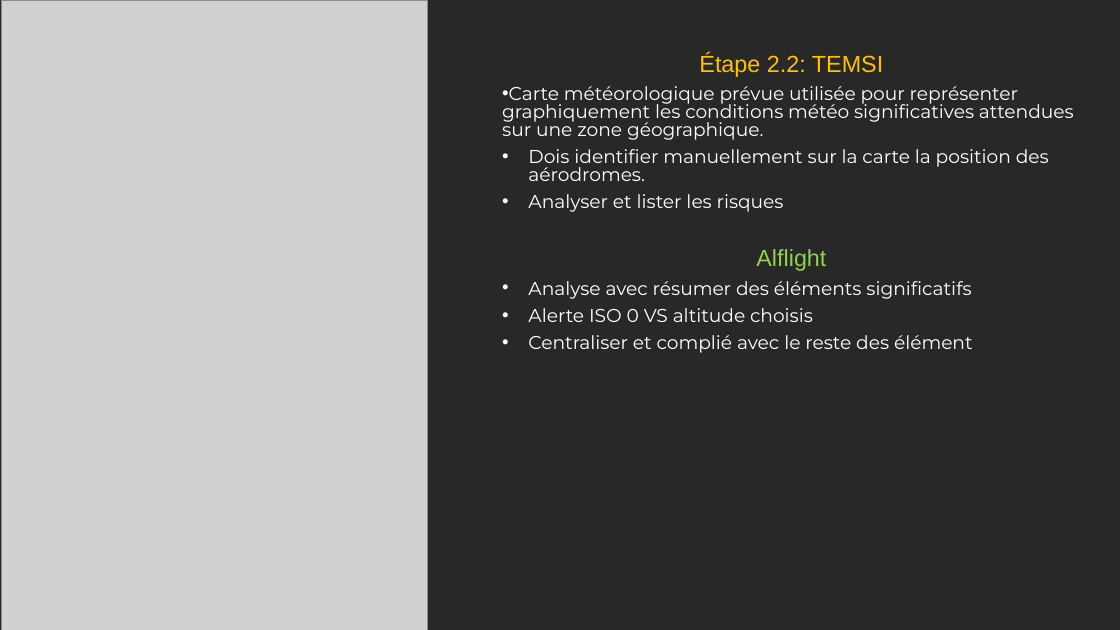
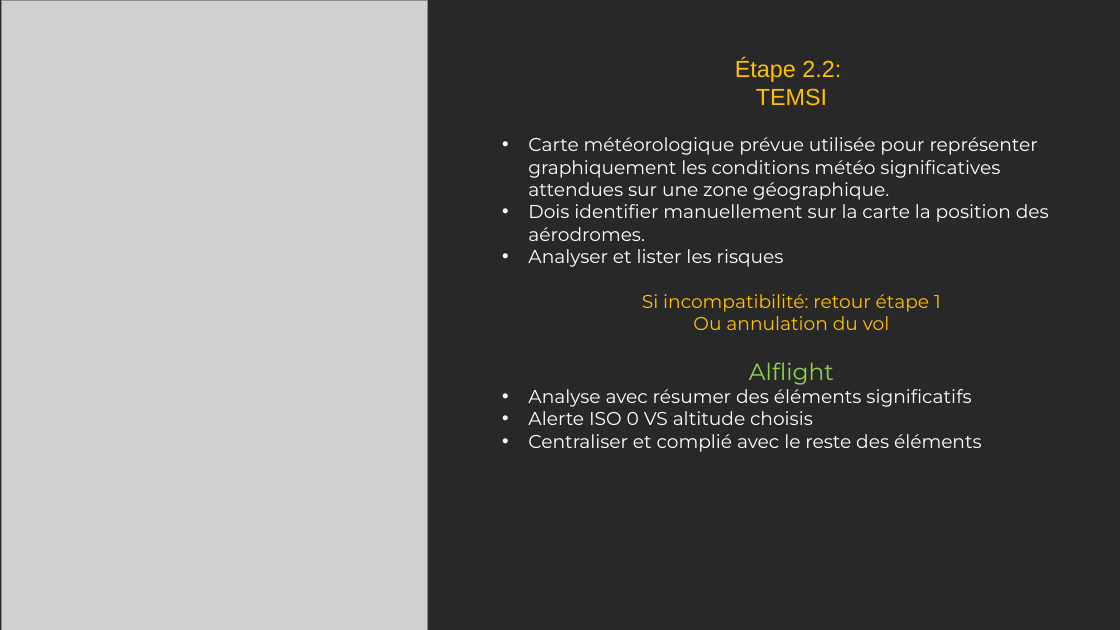
Before and after one commit to Ne0hermes/alflight, a slide deck: slide 9 of ALFlight_Presentation_Complete.pptx. Drawn at 1120x630 pixels with LibreOffice and Linux fonts; fonts in the diff are those of the drawing; grey boxes stand for pictures. Boxes give left, top, right and bottom in pixels: in the first picture for what was removed or moved away, otherwise in the second. Text is boxed around its words. In the diff, an @@ line names an element or a change of style, - is before the commit and + after.

```diff
--- a/ALFlight_Presentation_Complete.pptx
+++ b/ALFlight_Presentation_Complete.pptx
@@ text at (x1=735, y1=59, x2=841, y2=106): text changed @@
-Étape 2.2: TEMSI
+Étape 2.2:
+TEMSI
@@ text at (x1=528, y1=137, x2=1049, y2=425): font Arial to Montserrat in "Alflight"; indent changed; line spacing 0.8 to 1; less space between paragraphs @@
@@ text at (x1=642, y1=294, x2=941, y2=330): paragraphs added @@
+Si incompatibilité: retour étape 1
+Ou annulation du vol
@@ text at (x1=528, y1=434, x2=982, y2=452): text changed @@
-• Centraliser et complié avec le reste des élément
+• Centraliser et complié avec le reste des éléments
```
Also in this commit, not shown: 16 other slides changed, 10 slides added, 17 slides removed, 6 other files.
